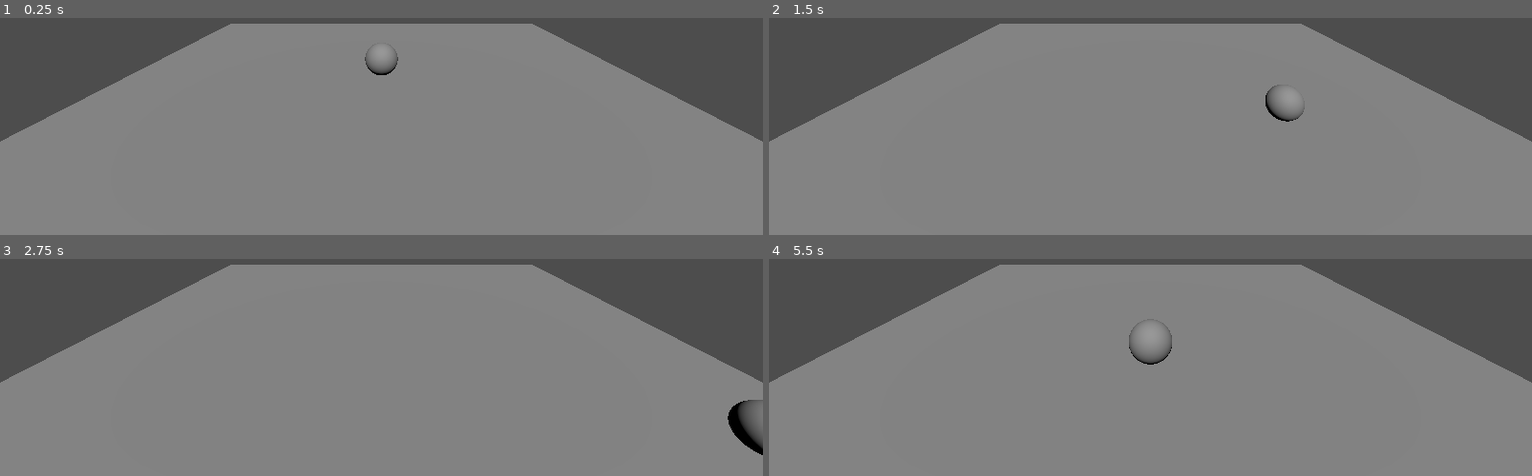
Above: before the commit, frames 1-4 (two rows, left to right).
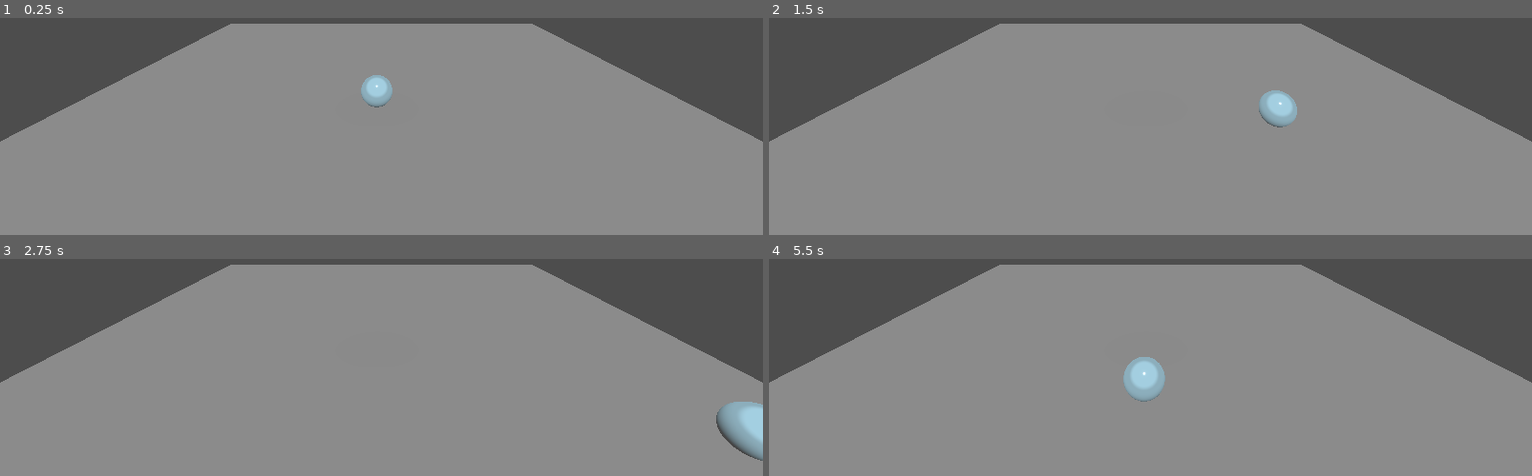
Above: after the commit, the same moments.

Repository: dicemaster5/BubbleSurvivors
Game: Godot game, scene res://scenes/world.tscn
The game is run twice, just before and just after one commit, with the same random seed, the same clock (stepped at 60 frames per second) and the same inputs.
Inputs:
- Up to frame 1 (0.25 s): no input
- Up to frame 2 (1.5 s): tap Enter (ui_accept) at 0.5, 0.6, 0.77, 1.07, 1.35 s; hold Right (ui_right) 0.53-1.28 s; hold Down (ui_down) from 1.28 s (still down)
- Up to frame 3 (2.75 s): tap Enter (ui_accept) at 1.52, 1.82, 2.1 s; release Down (ui_down) at 2.03 s; hold Right (ui_right) from 2.03 s (still down)
- Up to frame 4 (5.5 s): release Right (ui_right) at 2.78 s; hold Up (ui_up) 2.78-3.53 s; tap Enter (ui_accept) at 2.85, 3.02, 3.32, 3.6, 3.77, 4.07, 4.35, 4.52, 4.82, 5.1 s; hold Left (ui_left) 3.53-5.03 s; hold Down (ui_down) from 5.03 s (still down)

The runs differ from the first frame. In frame 1, 0.7% of the frame differs, in the area x 47-53%, y 12-42%; in frame 2, 0.7%; in frame 3, 1.2%, in the area x 93-100%, y 64-93%; in frame 4, 1.1%.

Commit message:
small push added gamemanager

Diff:
--- /dev/null
+++ b/materials/bubble.tres
@@ -0,0 +1,13 @@
+[gd_resource type="StandardMaterial3D" format=3 uid="uid://cvs5cryl31buk"]
+
+[resource]
+transparency = 1
+diffuse_mode = 3
+specular_mode = 1
+albedo_color = Color(0.553533, 0.819703, 0.930448, 0.498039)
+roughness = 0.5
+clearcoat_enabled = true
+clearcoat = 0.5
+clearcoat_roughness = 0.2
+refraction_enabled = true
+refraction_scale = 0.01
--- a/project.godot
+++ b/project.godot
@@ -14,3 +14,35 @@
 run/main_scene="res://scenes/world.tscn"
 config/features=PackedStringArray("4.3", "Forward Plus")
 config/icon="res://icon.svg"
+
+[input]
+
+move_up={
+"deadzone": 0.5,
+"events": [Object(InputEventKey,"resource_local_to_scene":false,"resource_name":"","device":-1,"window_id":0,"alt_pressed":false,"shift_pressed":false,"ctrl_pressed":false,"meta_pressed":false,"pressed":false,"keycode":0,"physical_keycode":87,"key_label":0,"unicode":119,"location":0,"echo":false,"script":null)
+, Object(InputEventKey,"resource_local_to_scene":false,"resource_name":"","device":-1,"window_id":0,"alt_pressed":false,"shift_pressed":false,"ctrl_pressed":false,"meta_pressed":false,"pressed":false,"keycode":0,"physical_keycode":4194320,"key_label":0,"unicode":0,"location":0,"echo":false,"script":null)
+]
+}
+move_down={
+"deadzone": 0.5,
+"events": [Object(InputEventKey,"resource_local_to_scene":false,"resource_name":"","device":-1,"window_id":0,"alt_pressed":false,"shift_pressed":false,"ctrl_pressed":false,"meta_pressed":false,"pressed":false,"keycode":0,"physical_keycode":83,"key_label":0,"unicode":115,"location":0,"echo":false,"script":null)
+, Object(InputEventKey,"resource_local_to_scene":false,"resource_name":"","device":-1,"window_id":0,"alt_pressed":false,"shift_pressed":false,"ctrl_pressed":false,"meta_pressed":false,"pressed":false,"keycode":0,"physical_keycode":4194322,"key_label":0,"unicode":0,"location":0,"echo":false,"script":null)
+]
+}
+move_right={
+"deadzone": 0.5,
+"events": [Object(InputEventKey,"resource_local_to_scene":false,"resource_name":"","device":-1,"window_id":0,"alt_pressed":false,"shift_pressed":false,"ctrl_pressed":false,"meta_pressed":false,"pressed":false,"keycode":0,"physical_keycode":68,"key_label":0,"unicode":100,"location":0,"echo":false,"script":null)
+, Object(InputEventKey,"resource_local_to_scene":false,"resource_name":"","device":-1,"window_id":0,"alt_pressed":false,"shift_pressed":false,"ctrl_pressed":false,"meta_pressed":false,"pressed":false,"keycode":0,"physical_keycode":4194321,"key_label":0,"unicode":0,"location":0,"echo":false,"script":null)
+]
+}
+move_left={
+"deadzone": 0.5,
+"events": [Object(InputEventKey,"resource_local_to_scene":false,"resource_name":"","device":-1,"window_id":0,"alt_pressed":false,"shift_pressed":false,"ctrl_pressed":false,"meta_pressed":false,"pressed":false,"keycode":0,"physical_keycode":65,"key_label":0,"unicode":97,"location":0,"echo":false,"script":null)
+, Object(InputEventKey,"resource_local_to_scene":false,"resource_name":"","device":-1,"window_id":0,"alt_pressed":false,"shift_pressed":false,"ctrl_pressed":false,"meta_pressed":false,"pressed":false,"keycode":0,"physical_keycode":4194319,"key_label":0,"unicode":0,"location":0,"echo":false,"script":null)
+]
+}
+quick_quit={
+"deadzone": 0.5,
+"events": [Object(InputEventKey,"resource_local_to_scene":false,"resource_name":"","device":-1,"window_id":0,"alt_pressed":false,"shift_pressed":false,"ctrl_pressed":false,"meta_pressed":false,"pressed":false,"keycode":0,"physical_keycode":4194305,"key_label":0,"unicode":0,"location":0,"echo":false,"script":null)
+]
+}
--- /dev/null
+++ b/scenes/game_manager.gd
@@ -0,0 +1,17 @@
+extends Node
+
+
+# Called when the node enters the scene tree for the first time.
+func _ready() -> void:
+	pass # Replace with function body.
+
+
+func  _input(event: InputEvent) -> void:
+	if event.is_action_pressed("quick_quit"):
+		get_tree().quit()
+
+# Called every frame. 'delta' is the elapsed time since the previous frame.
+func _process(_delta: float) -> void:
+
+
+	pass
--- a/scenes/player.gd
+++ b/scenes/player.gd
@@ -1,28 +1,18 @@
 extends CharacterBody3D
 
+const move_speed = 5.0
+const jump_velocity = 4.5
 
-const SPEED = 5.0
-const JUMP_VELOCITY = 4.5
-
-
-func _physics_process(delta: float) -> void:
-	# Add the gravity.
-	if not is_on_floor():
-		velocity += get_gravity() * delta
-
-	# Handle jump.
-	if Input.is_action_just_pressed("ui_accept") and is_on_floor():
-		velocity.y = JUMP_VELOCITY
-
+func _physics_process(_delta: float) -> void:
 	# Get the input direction and handle the movement/deceleration.
 	# As good practice, you should replace UI actions with custom gameplay actions.
-	var input_dir := Input.get_vector("ui_left", "ui_right", "ui_up", "ui_down")
+	var input_dir := Input.get_vector("move_left", "move_right", "move_up", "move_down")
 	var direction := (transform.basis * Vector3(input_dir.x, 0, input_dir.y)).normalized()
 	if direction:
-		velocity.x = direction.x * SPEED
-		velocity.z = direction.z * SPEED
+		velocity.x = direction.x * move_speed
+		velocity.z = direction.z * move_speed
 	else:
-		velocity.x = move_toward(velocity.x, 0, SPEED)
-		velocity.z = move_toward(velocity.z, 0, SPEED)
+		velocity.x = move_toward(velocity.x, 0, 0.1)
+		velocity.z = move_toward(velocity.z, 0, 0.1)
 
 	move_and_slide()
--- a/scenes/world.tscn
+++ b/scenes/world.tscn
@@ -1,6 +1,8 @@
-[gd_scene load_steps=6 format=3 uid="uid://qd2dr56t0uk1"]
+[gd_scene load_steps=8 format=3 uid="uid://qd2dr56t0uk1"]
 
 [ext_resource type="Script" path="res://scenes/player.gd" id="1_xrfkj"]
+[ext_resource type="Material" uid="uid://cvs5cryl31buk" path="res://materials/bubble.tres" id="2_341m3"]
+[ext_resource type="Script" path="res://scenes/game_manager.gd" id="3_xifi4"]
 
 [sub_resource type="SphereShape3D" id="SphereShape3D_faupd"]
 
@@ -13,14 +15,22 @@
 
 [node name="World" type="Node3D"]
 
+[node name="GameManager" type="Node" parent="."]
+script = ExtResource("3_xifi4")
+
+[node name="World Light" type="DirectionalLight3D" parent="GameManager"]
+transform = Transform3D(0.999867, -0.0143233, 0.0078142, -0.000255476, 0.46512, 0.885248, -0.0163142, -0.885132, 0.465054, 0, 4, 0)
+shadow_enabled = true
+
 [node name="Player" type="CharacterBody3D" parent="."]
-transform = Transform3D(1, 0, 0, 0, 1, 0, 0, 0, 1, 0, 1.90453, 0)
+transform = Transform3D(1, 0, 0, 0, 1, 0, 0, 0, 1, -0.149587, 0.46269, -0.0540128)
 script = ExtResource("1_xrfkj")
 
 [node name="CollisionShape3D" type="CollisionShape3D" parent="Player"]
 shape = SubResource("SphereShape3D_faupd")
 
 [node name="MeshInstance3D" type="MeshInstance3D" parent="Player"]
+material_override = ExtResource("2_341m3")
 mesh = SubResource("SphereMesh_mi2nk")
 
 [node name="Camera3D" type="Camera3D" parent="."]
@@ -34,6 +44,3 @@
 [node name="MeshInstance3D" type="MeshInstance3D" parent="Ground/CollisionShape3D"]
 mesh = SubResource("PlaneMesh_4l2np")
 skeleton = NodePath("../../..")
-
-[node name="DirectionalLight3D" type="DirectionalLight3D" parent="."]
-transform = Transform3D(1, 0, 0, 0, 0.628411, 0.777881, 0, -0.777881, 0.628411, 0, 4, 0)
